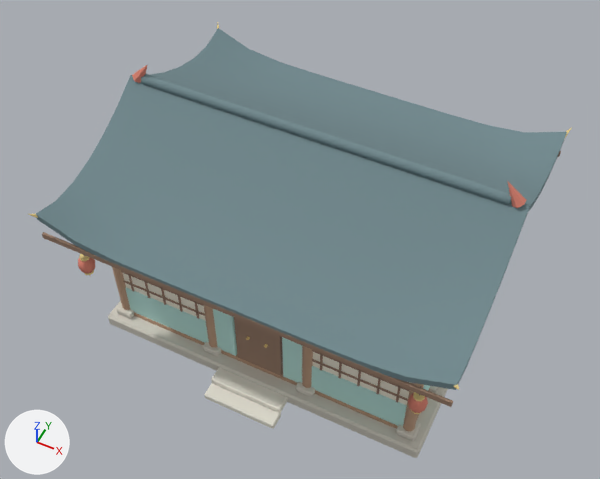
The glTF model assets/models/env/house_teal.glb: old version first, new version second.
Camera for both pictures: a 50 mm lens placed at (4.96, -10.52, 14.84), pointed at (-0.09, -0.42, 2.21). The axes (+X, +Y, +Z) are drawn at lower left. The lights are the same throughout. The picture after the commit comes second. Objects named as collision shapes, trigger or cutter boxes, shadow casters or lower levels of detail are left out. Vertices at exactly the same position are counted once.

Script lines for the objects in view, before the commit:
```python
me_houseteal = bpy.data.meshes.new('HouseTeal')
me_houseteal.from_pydata(...)  # 1826 vertices, 3216 faces; spans x -4.12..4.12, y -3.41..3.41, z -0.08..5.1
# faces by material slot: [3056, 160]
me_houseteal.materials.append(mat_vk_vcol)
me_houseteal.materials.append(mat_vk_lantern)
ob_houseteal = bpy.data.objects.new('HouseTeal', me_houseteal)
ob_houseteal.location = (0.0, 0.0, 0.0)
```
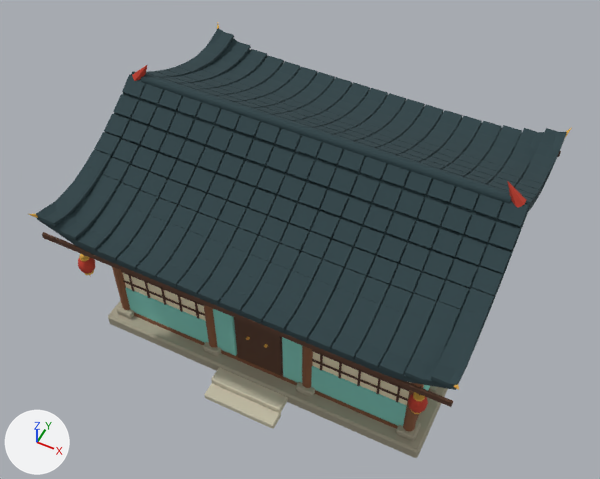
The change, as a list of edits to the scene's bpy script:
```text
Change me_houseteal:
    used by ob_houseteal; location = (0.0, 0.0, 0.0)
    remove me_houseteal.from_pydata(...)  # 1826 vertices, 3216 faces; spans x -4.12..4.12, y -3.41..3.41, z -0.08..5.1
    add me_houseteal.from_pydata(...)  # 4550 vertices, 7304 faces; spans x -4.12..4.12, y -3.41..3.41, z -0.08..5.1
    me_houseteal part 1: 4 vertices removed from x -0.55..0.55, y -2.45..-2.35, z 3.0; 2736 vertices added at x -4.04..4.04, y -3.31..3.31, z 3.33..4.76
    me_houseteal part 2: 2 vertices removed from x -1.08, y -2.45..-2.35, z 0.3
    me_houseteal part 3: 2 vertices removed from x 1.08, y -2.45..-2.35, z 0.3
    me_houseteal part 4: 2942 kept faces spanning x -4.12..4.12, y -3.41..3.41, z -0.08..5.1 get new vertex colours
    other edits to the shape of me_houseteal do not show in these pictures
```

What differs and where, as boxes [x1, y1, x2, y2] in the pictures (600 x 479 px):
part 1 of me_houseteal, built on (cyan): after [37, 32, 559, 389]
part 2 of me_houseteal, deleted (cyan): before [213, 309, 235, 355]
part 3 of me_houseteal, deleted (cyan): before [311, 368, 394, 424]
part 4 of me_houseteal, recoloured: [29, 24, 572, 458] in both
